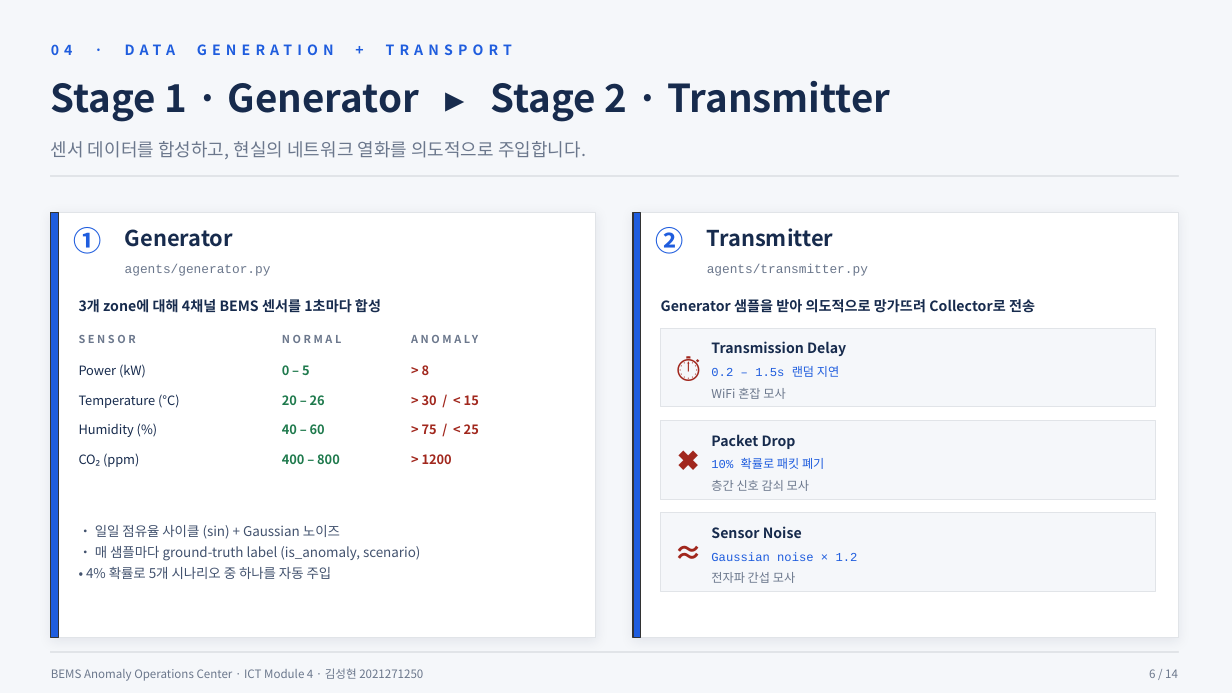
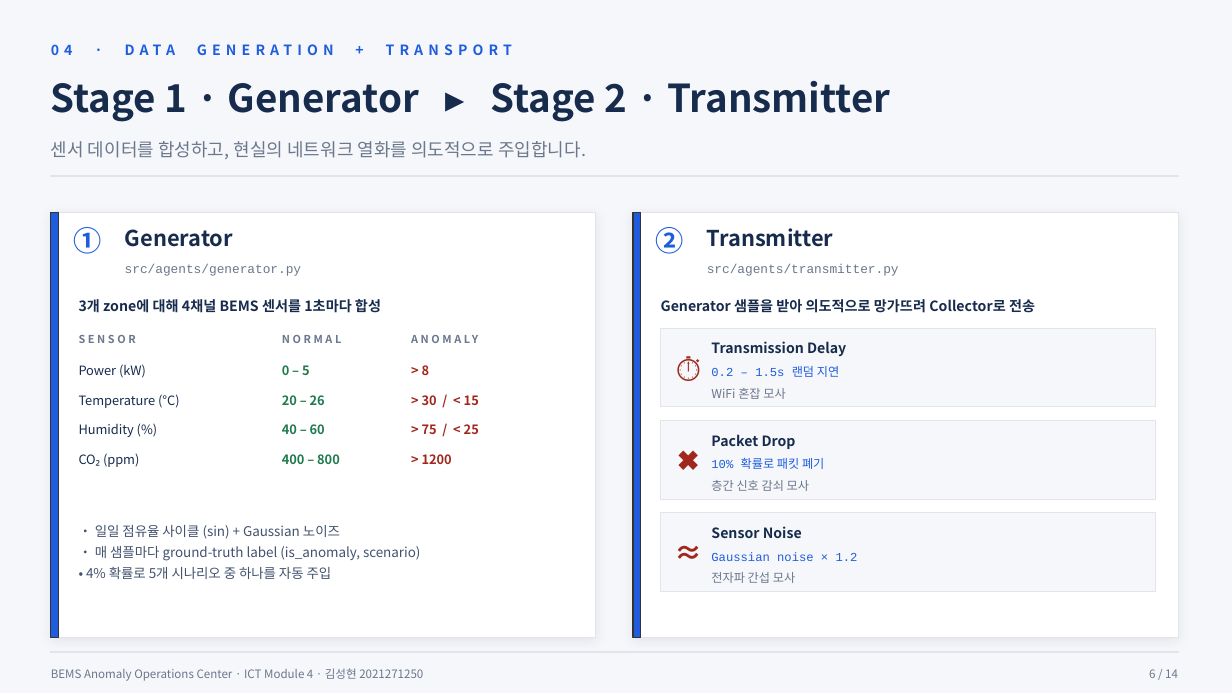
Before and after one commit to SungHyunC/BEMS-Anomaly-Operations-Center, a slide deck: slide 6 of BEMS_Presentation.pptx. Drawn at 1232x693 pixels with LibreOffice and Linux fonts; fonts in the diff are those of the drawing. Boxes give left, top, right and bottom in pixels: in the first picture for what was removed or moved away, otherwise in the second. Text is boxed around its words. In the diff, an @@ line names an element or a change of style, - is before the commit and + after.

Commit message:
docs: refresh English video script + fix PPT agent paths
- ENGLISH_SCRIPT.md rewritten for the current system (rule engine,
  3-detector ensemble, /src layout, 6 dashboard tabs, danger-zone charts,
  language toggle) — 8-min teleprompter script with stage directions
- build_ppt.js: agents/*.py -> src/agents/*.py on the Stage 1+2 slide
- regenerated BEMS_Presentation.pptx (14 slides, no Claude refs)

```diff
--- a/BEMS_Presentation.pptx
+++ b/BEMS_Presentation.pptx
@@ text at bbox=[125, 263, 301, 276]: text changed @@
-agents/generator.py
+src/agents/generator.py
@@ text at bbox=[707, 264, 899, 276]: text changed @@
-agents/transmitter.py
+src/agents/transmitter.py
```
Also in this commit, not shown: 2 other files.
